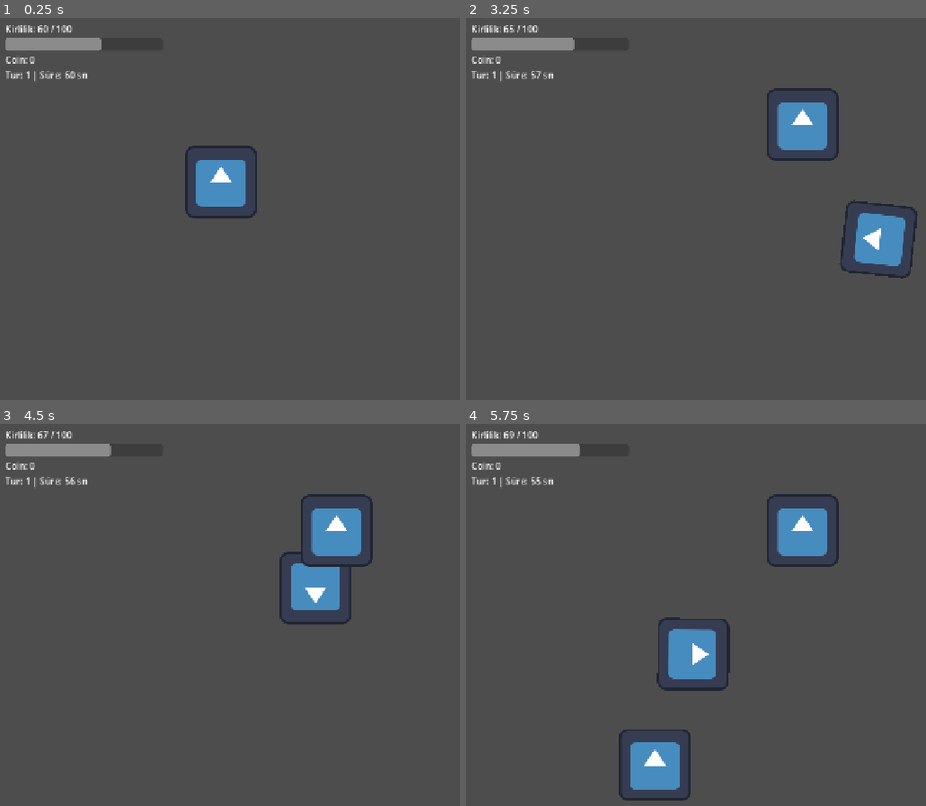
Above: before the commit, frames 1-4 (two rows, left to right).
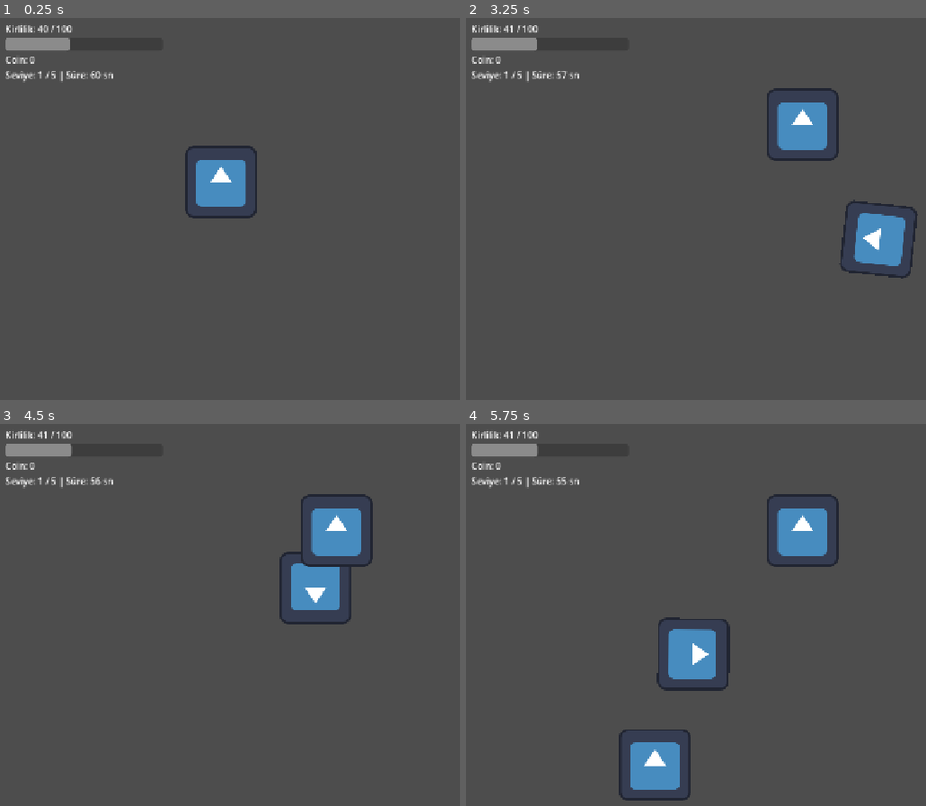
Above: after the commit, the same moments.

Repository: tubaiskol/Mavi-Donus-Hackathon-Team22
Game: Godot game, scene res://scenes/main.tscn
Same seed, same stepped clock (60 frames per second), same inputs: the game is played once before the commit and once after it. The engine's default icon, where the game draws it, is replaced by a stand-in: a white triangle on a blue panel in a dark square.
Inputs:
- Up to frame 1 (0.25 s): no input
- Up to frame 2 (3.25 s): tap Enter at 0.5 s; hold Right (move_right) 0.53-1.28 s; hold Down (move_down) 1.28-2.03 s; hold Right (move_right) 2.03-2.78 s; hold Up (move_up) from 2.78 s (still down)
- Up to frame 3 (4.5 s): release Up (move_up) at 3.53 s; hold Left (move_left) from 3.53 s (still down)
- Up to frame 4 (5.75 s): release Left (move_left) at 5.03 s; hold Down (move_down) from 5.03 s (still down)

The runs differ from the first frame. In frame 1, 0.5% of the frame differs, in the area x 1-25%, y 1-17%; in frame 2, 0.6%; in frame 3, 0.6%; in frame 4, 0.6%.

Commit message:
Bes seviyede temizlik hedefi ve erken gecis eklendi

Diff:
--- a/scripts/game.gd
+++ b/scripts/game.gd
@@ -1,16 +1,27 @@
 extends Node2D
+
+const TOTAL_LEVELS := 5
 
 var time_left := 0.0
 
+@onready var spawner = $Spawner
 @onready var time_label: Label = $HUD/StatsBox/TimeLabel
+@onready var shop_panel: CanvasLayer = $ShopPanel
+@onready var continue_button: Button = $ShopPanel/PanelContainer/VBoxContainer/ContinueButton
 
 
 func _ready() -> void:
 	get_tree().paused = false
 	GameState.reset()
 
+	GameState.pollution_changed.connect(_on_pollution_changed)
 	GameState.game_lost.connect(_on_game_lost)
+	GameState.game_won.connect(_on_game_won)
 
+	continue_button.pressed.connect(_start_next_level)
+	continue_button.disabled = true
+
+	spawner.start_level()
 	time_left = GameState.round_time
 	_update_time_label()
 	GameState.running = true
@@ -24,26 +35,87 @@
 	_update_time_label()
 
 	if time_left <= 0.0:
-		_end_round()
+		_lose_level()
+	else:
+		_check_level_completion()
+
+
+func _on_pollution_changed(_value: float) -> void:
+	# Son çöp toplandığı anda kontrol et.
+	# Böylece sonraki emisyon artışını beklemeyiz.
+	_check_level_completion()
+
+
+func _check_level_completion() -> void:
+	if not GameState.running or GameState.game_over:
+		return
+
+	if time_left <= 0.0:
+		return
+
+	if GameState.pollution > 0.0:
+		return
+
+	# Henüz üretilmeyen çöpler de bu sayıya dahildir.
+	if spawner.get_remaining_trash_count() > 0:
+		return
+
+	GameState.running = false
+	get_tree().paused = true
+
+	if GameState.current_round < TOTAL_LEVELS:
+		time_label.text = "%d. seviye tamamlandı!" % GameState.current_round
+		GameState.round_ended.emit()
+	else:
+		GameState.game_over = true
+		GameState.game_won.emit()
+
+
+func _start_next_level() -> void:
+	if GameState.game_over or GameState.running:
+		return
+
+	if GameState.current_round >= TOTAL_LEVELS:
+		return
+
+	continue_button.disabled = true
+	shop_panel.hide()
+
+	# Kirlilik, coin ve yükseltmeler korunur.
+	GameState.current_round += 1
+	spawner.start_level()
+
+	time_left = GameState.round_time
+	_update_time_label()
+
+	GameState.running = true
+	get_tree().paused = false
 
 
 func _update_time_label() -> void:
-	time_label.text = "Tur: %d | Süre: %d sn" % [
+	time_label.text = "Seviye: %d / %d | Süre: %d sn" % [
 		GameState.current_round,
+		TOTAL_LEVELS,
 		ceili(time_left)
 	]
 
 
-func _end_round() -> void:
+func _lose_level() -> void:
 	GameState.running = false
-	time_label.text = "1. tur tamamlandı"
-	print("1. tur tamamlandı.")
+	GameState.game_over = true
+	GameState.game_lost.emit()
 
+
+func _on_game_won() -> void:
+	time_label.text = "Kazandın! Beş seviyeyi de temizledin."
+	print("Kazandın!")
 	get_tree().paused = true
-	GameState.round_ended.emit()
 
 
 func _on_game_lost() -> void:
-	time_label.text = "Kaybettin! Kirlilik 100."
-	print("Kaybettin! Kirlilik 100'e ulaştı.")
+	if GameState.pollution >= 100.0:
+		time_label.text = "Kaybettin! Kirlilik 100'e ulaştı."
+	else:
+		time_label.text = "Kaybettin! Temizliği süresinde tamamlayamadın."
+
 	get_tree().paused = true
--- a/scripts/game_state.gd
+++ b/scripts/game_state.gd
@@ -6,8 +6,8 @@
 signal game_won
 signal game_lost
 
-var pollution := 60.0
-var emission_per_sec := 1.5
+var pollution := 40.0
+var emission_per_sec := 0.25
 var has_solar := false
 
 var trash_value := -4.0
@@ -48,7 +48,7 @@
 
 
 func reset() -> void:
-	pollution = 60.0
+	pollution = 40.0
 	has_solar = false
 	coins = 0
 	boat_speed = 220.0
--- a/scripts/shop.gd
+++ b/scripts/shop.gd
@@ -31,18 +31,21 @@
 
 
 func _open_shop() -> void:
-	if GameState.current_round != 1 or GameState.game_over:
+	if GameState.game_over or GameState.current_round >= 5:
 		return
 
 	_refresh(GameState.coins)
+
+	continue_button.disabled = false
+	continue_button.text = "%d. Seviyeye Başla" % (
+		GameState.current_round + 1
+	)
+
 	show()
 
-	# Panelin yerleşiminin tamamlanmasını bekle.
 	await get_tree().process_frame
 
 	var panel: PanelContainer = $PanelContainer
-
-	# Önceki merkez çapalarını ve konum ofsetlerini temizle.
 	panel.set_anchors_and_offsets_preset(Control.PRESET_TOP_LEFT)
 
 	var screen_center := get_viewport().get_visible_rect().get_center()
--- a/scripts/spawner.gd
+++ b/scripts/spawner.gd
@@ -1,21 +1,47 @@
 extends Node2D
 
 const TRASH_SCENE := preload("res://scenes/trash.tscn")
-const MAX_TRASH := 15
+const TOTAL_TRASH := 15
+const MAX_VISIBLE_TRASH := 15
 const SPAWN_MARGIN := 48.0
+
+var spawned_total := 0
+var active_round := 0
 
 @onready var spawn_timer: Timer = $Timer
 
 
 func _ready() -> void:
 	spawn_timer.timeout.connect(_spawn_trash)
+	start_level()
+
+
+func _process(_delta: float) -> void:
+	# Seviye değişince üretim hakkını yenile.
+	if GameState.running and active_round != GameState.current_round:
+		start_level()
+
+
+func start_level() -> void:
+	# Önceki seviyeye ait nesneleri temizle.
+	for child in get_children():
+		if child.is_in_group("trash"):
+			child.queue_free()
+
+	active_round = GameState.current_round
+	spawned_total = 0
+	spawn_timer.start()
 
 
 func _spawn_trash() -> void:
-	if GameState.game_over:
+	if GameState.game_over or not GameState.running:
 		return
 
-	if get_tree().get_nodes_in_group("trash").size() >= MAX_TRASH:
+	if spawned_total >= TOTAL_TRASH:
+		spawn_timer.stop()
+		return
+
+	if _get_active_trash_count() >= MAX_VISIBLE_TRASH:
 		return
 
 	var screen := get_viewport_rect()
@@ -34,3 +60,29 @@
 	trash.add_to_group("trash")
 	add_child(trash)
 	trash.global_position = spawn_position
+
+	spawned_total += 1
+
+	if spawned_total >= TOTAL_TRASH:
+		spawn_timer.stop()
+		print("Bu seviyenin tüm çöpleri üretildi. Toplam: ", TOTAL_TRASH)
+
+
+func get_remaining_trash_count() -> int:
+	# Kalan = henüz üretilmeyenler + toplanmamış nesneler.
+	return TOTAL_TRASH - spawned_total + _get_active_trash_count()
+
+
+func _get_active_trash_count() -> int:
+	var count := 0
+
+	for trash in get_tree().get_nodes_in_group("trash"):
+		if trash.is_queued_for_deletion():
+			continue
+
+		if trash.get("collected"):
+			continue
+
+		count += 1
+
+	return count
